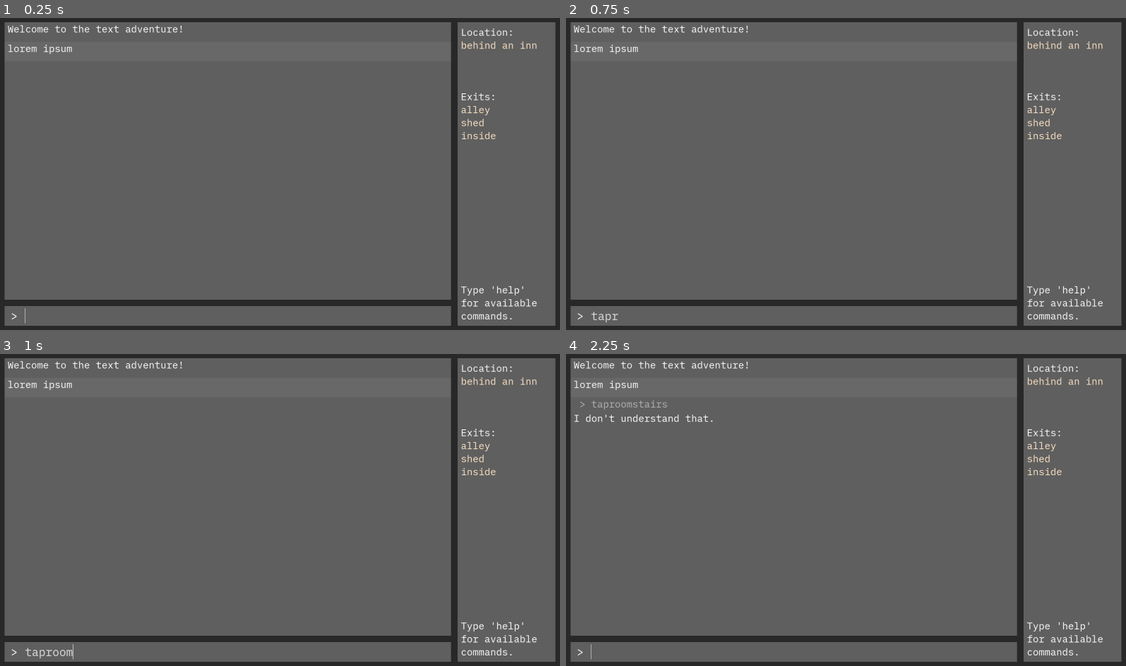
Above: before the commit, frames 1-4 (two rows, left to right).
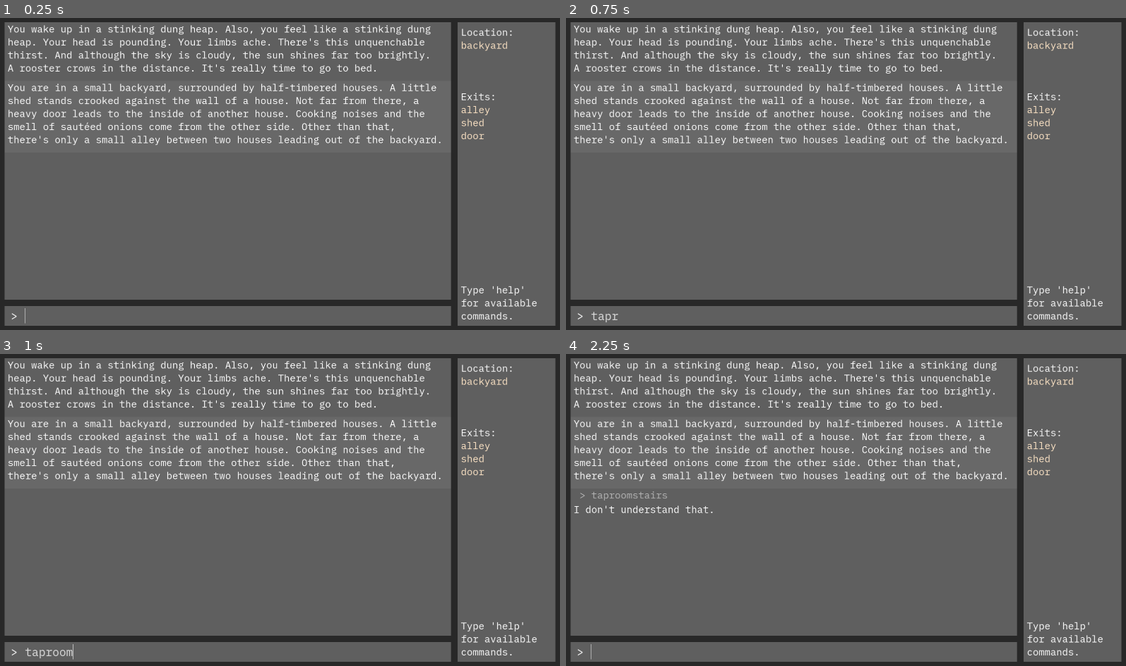
Above: after the commit, the same moments.

Repository: alephmembeth/textadventure-from-scratch
Game: Godot game, scene res://game.tscn
Two runs of this game, one before a commit and one after it. Both use one fixed random seed, a clock stepped at 60 frames per second and the inputs below.
Inputs (mouse positions are in pixels of both pictures, inside the frame that each line leads up to):
- Up to frame 1 (0.25 s): no input
- Up to frame 2 (0.75 s): click (806, 314) at 0.52 s; type "taproom" at 0.6 s
- Up to frame 3 (1 s): no input
- Up to frame 4 (2.25 s): type "stairs" at 1.25 s; tap Enter at 2 s

The runs differ from the first frame. In frame 1, 5.3% of the frame differs, in the area x 1-96%, y 2-41%; in frame 2, 5.3%; in frame 3, 5.3%; in frame 4, 5.8%, in the area x 1-96%, y 2-52%.

Commit message:
Update game contents

Diff:
--- a/areas/area_manager.gd
+++ b/areas/area_manager.gd
@@ -3,14 +3,14 @@
 
 func _ready() -> void:
 	$behind_inn.connect_exits_unlocked("alley", $street_3, "alley")
-	var exit_shed = $behind_inn.connect_exits_locked("shed", $shed, "outside")
+	var exit_shed = $behind_inn.connect_exits_locked("shed", $shed, "backyard")
 
 	var sword = load_item("guard_sword")
 	$shed.add_item(sword)
 
 	var guard = load_character("guard")
-	var backdoor_key = load_item("backdoor_key")
-	guard.quest_reward = backdoor_key
+	var coins = load_item("coins")
+	guard.quest_reward = coins
 	$city_gate.add_character(guard)
 	$city_gate.connect_exits_unlocked("east", $street_1)
 
@@ -21,7 +21,7 @@
 	$street_3.connect_exits_unlocked("east", $street_4)
 
 	$street_4.connect_exits_unlocked("east", $street_5)
-	$street_4.connect_exits_unlocked("door", $inn_door, "street")
+	$street_4.connect_exits_unlocked("inn", $taproom, "street")
 
 	$street_5.connect_exits_unlocked("east", $street_6)
 
@@ -29,34 +29,34 @@
 
 	$street_7.connect_exits_unlocked("east", $street_8)
 
-	$inn_door.connect_exits_unlocked("inside", $taproom, "outside")
-
 	var innkeeper = load_character("innkeeper")
+	var room_key = load_item("room_key")
+	innkeeper.quest_reward = room_key
 	$taproom.add_character(innkeeper)
 	$taproom.connect_exits_unlocked("stairs", $stairs, "taproom")
 	$taproom.connect_exits_unlocked("kitchen", $kitchen, "taproom")
 
-	$stairs.connect_exits_unlocked("down", $cellar_door)
+	$stairs.connect_exits_unlocked("down", $cellar)
 	$stairs.connect_exits_unlocked("up", $upstairs_hallway)
 
-	$cellar_door.connect_exits_unlocked("cellar", $cellar, "stairs")
+	$upstairs_hallway.connect_exits_unlocked("left", $room_1, "hallway")
+	var exit_room = $upstairs_hallway.connect_exits_locked("right", $room_2, "hallway")
+	room_key.use_value = exit_room
 
-	$upstairs_hallway.connect_exits_unlocked("left", $room_1, "hallway")
-	$upstairs_hallway.connect_exits_unlocked("center", $room_2, "hallway")
-	$upstairs_hallway.connect_exits_unlocked("right", $room_2, "hallway")
+	$room_2.connect_exits_unlocked("bed", $bed, "up")
 
 	var cook = load_character("cook")
+	var backdoor_key = load_item("backdoor_key")
 	$kitchen.add_character(cook)
+	$kitchen.add_item(backdoor_key)
 	$kitchen.connect_exits_unlocked("pantry", $pantry, "kitchen")
-	$kitchen.connect_exits_unlocked("backdoor", $backdoor, "kitchen")
+	var exit_backdoor = $kitchen.connect_exits_locked("backyard", $behind_inn, "door")
+	var backdoorkey = load_item("backdoor_key")
+	backdoorkey.use_value = exit_backdoor
 
 	var shedkey = load_item("shed_key")
 	shedkey.use_value = exit_shed
 	$pantry.add_item(shedkey)
-
-	var exit_backdoor = $backdoor.connect_exits_locked("outside", $behind_inn, "inside")
-	var backdoorkey = load_item("backdoor_key")
-	backdoorkey.use_value = exit_backdoor
 
 
 func load_item(item_name: String):
--- a/characters/cook.tres
+++ b/characters/cook.tres
@@ -5,5 +5,5 @@
 [resource]
 script = ExtResource("1_21kpj")
 character_name = "cook"
-initial_dialog = "What are you doin' in my kitchen?"
+initial_dialog = "Whada ye doin' in me kitchen? Keep ya fingers out'a me pots!"
 follow_up_dialog = ""
--- a/characters/guard.tres
+++ b/characters/guard.tres
@@ -1,9 +1,11 @@
-[gd_resource type="Resource" script_class="Character" load_steps=2 format=3 uid="uid://cca03vsk18dlt"]
+[gd_resource type="Resource" script_class="Character" load_steps=3 format=3 uid="uid://cca03vsk18dlt"]
 
+[ext_resource type="Resource" uid="uid://ckx2y4bx7cy8g" path="res://items/guard_sword.tres" id="1_laq3x"]
 [ext_resource type="Script" path="res://characters/character.gd" id="1_yicgk"]
 
 [resource]
 script = ExtResource("1_yicgk")
 character_name = "guard"
-initial_dialog = "Say, could you help me? I must have lost my sword last night. All I can remember is that I was at the inn down the road. Everything is very blurry, I can hardly remember the evening, let alone the night. But here I am, doing my duty. *hick*"
-follow_up_dialog = "You have found it! Now leave me alone. No, I have no hangover, I just dont like your face. Get lost."
+initial_dialog = "Say, could you help me? I must have lost my sword last night. All I can remember is that I was at the inn down the road. Or, at some point, I was behind the inn. It's very blurry, can hardly remember the evening, let alone the night. But here I am, doing my duty. *hick*"
+follow_up_dialog = "You've found it! Now leave me alone. No, I have no hangover, I just dont like your face. Here, take some coins and forget about the whole thing, won't ya?"
+quest_item = ExtResource("1_laq3x")
--- a/characters/innkeeper.tres
+++ b/characters/innkeeper.tres
@@ -1,9 +1,11 @@
-[gd_resource type="Resource" script_class="Character" load_steps=2 format=3 uid="uid://hd8i0p2mbylt"]
+[gd_resource type="Resource" script_class="Character" load_steps=3 format=3 uid="uid://hd8i0p2mbylt"]
 
 [ext_resource type="Script" path="res://characters/character.gd" id="1_swh6n"]
+[ext_resource type="Resource" uid="uid://hi88glcntq3i" path="res://items/coins.tres" id="1_uuw22"]
 
 [resource]
 script = ExtResource("1_swh6n")
 character_name = "innkeeper"
-initial_dialog = "Hello there!"
-follow_up_dialog = ""
+initial_dialog = "You little rascal still dare to come in here? Don't think I'll let you in your room again until you drop a few coins."
+follow_up_dialog = "Wasn't that hard, was ist? Here's the key."
+quest_item = ExtResource("1_uuw22")
--- a/game.gd
+++ b/game.gd
@@ -11,7 +11,7 @@
 	parser.area_changed.connect(side_panel.handle_area_changed)
 	parser.area_updated.connect(side_panel.handle_area_updated)
 
-	info_panel.create_response("Welcome to the text adventure!")
+	info_panel.create_response("You wake up in a stinking dung heap. Also, you feel like a stinking dung heap. Your head is pounding. Your limbs ache. There's this unquenchable thirst. And although the sky is cloudy, the sun shines far too brightly. A rooster crows in the distance. It's really time to go to bed.")
 
 	var starting_area_response = parser.initialize(area_manager.get_child(0), player)
 	info_panel.create_response(starting_area_response)
--- a/game.tscn
+++ b/game.tscn
@@ -39,190 +39,160 @@
 script = ExtResource("3_bt8o5")
 
 [node name="behind_inn" parent="area_manager" instance=ExtResource("3_ivh7q")]
-offset_top = -300.0
-offset_bottom = -100.0
-area_name = "behind an inn"
-area_description = "lorem ipsum"
+anchors_preset = 4
+anchor_top = 0.5
+anchor_bottom = 0.5
+offset_top = -998.0
+offset_bottom = -559.0
+grow_vertical = 2
+area_name = "backyard"
+area_description = "You are in a small backyard, surrounded by half-timbered houses. A little shed stands crooked against the wall of a house. Not far from there, a heavy door leads to the inside of another house. Cooking noises and the smell of sautéed onions come from the other side. Other than that, there's only a small alley between two houses leading out of the backyard."
 
 [node name="shed" parent="area_manager" instance=ExtResource("3_ivh7q")]
-offset_left = 300.0
-offset_top = -300.0
-offset_right = 550.0
-offset_bottom = -100.0
-area_name = "a shed"
-area_description = "lorem ipsum"
+offset_left = 320.0
+offset_top = -512.0
+offset_right = 570.0
+offset_bottom = -148.0
+area_name = "shed"
+area_description = "You are standing in a small shed, roughly assembled from boards. A few rusty old tools are stored here. The door to the backyard hangs so loosely on its hinges that you probably wouldn't have had to unlock it in the first place."
 
 [node name="city_gate" parent="area_manager" instance=ExtResource("3_ivh7q")]
-offset_left = -1181.0
-offset_top = -1590.0
-offset_right = -931.0
-offset_bottom = -1390.0
+offset_left = -1280.0
+offset_top = -1856.0
+offset_right = -1030.0
+offset_bottom = -1656.0
 area_name = "city gate"
-area_description = "lorem ipsum"
+area_description = "Around a small bend, a large city gate appears. The gate, made from large oak boards, is still closed. A tired looking guard leans against it."
 
 [node name="street_1" parent="area_manager" instance=ExtResource("3_ivh7q")]
-offset_left = -878.0
-offset_top = -1474.0
-offset_right = -628.0
-offset_bottom = -1274.0
-area_name = "street 1"
-area_description = "lorem ipsum"
+offset_left = -960.0
+offset_top = -1792.0
+offset_right = -710.0
+offset_bottom = -1592.0
+area_name = "street"
+area_description = "You are standing on a cobblestone road that stretches to the east and west. A little further west, the road makes a turn north."
 
 [node name="street_2" parent="area_manager" instance=ExtResource("3_ivh7q")]
-offset_left = -579.0
-offset_top = -1479.0
-offset_right = -329.0
-offset_bottom = -1279.0
-area_name = "street 2"
-area_description = "lorem ipsum"
+offset_left = -640.0
+offset_top = -1792.0
+offset_right = -390.0
+offset_bottom = -1592.0
+area_name = "street"
+area_description = "You are standing on a cobblestone road that stretches to the east and west. Not far to the west, the road makes a turn north."
 
 [node name="street_3" parent="area_manager" instance=ExtResource("3_ivh7q")]
-offset_left = -289.0
-offset_top = -1478.0
-offset_right = -39.0
-offset_bottom = -1278.0
-area_name = "street 3"
-area_description = "lorem ipsum"
+offset_left = -320.0
+offset_top = -1792.0
+offset_right = -70.0
+offset_bottom = -1428.0
+area_name = "street"
+area_description = "You are standing on a cobblestone road that stretches to the east and west. Two-story houses stand tightly against each other on both sides. Not even a rat could squeeze between some of them. Most of the wooden shutters are still closed. Here, too, it stinks of garbage and urine."
 
 [node name="street_4" parent="area_manager" instance=ExtResource("3_ivh7q")]
-offset_left = 1.0
-offset_top = -1481.0
-offset_right = 251.0
-offset_bottom = -1281.0
-area_name = "street 4"
-area_description = "lorem ipsum"
+offset_top = -1792.0
+offset_bottom = -1453.0
+area_name = "street"
+area_description = "You are standing on a cobblestone road that stretches to the east and west. On the side from which the alley led you to the street, there's the door to an inn. A sign dangling above the door shows a boar walking on two legs, holding a mug."
 
 [node name="street_5" parent="area_manager" instance=ExtResource("3_ivh7q")]
-offset_left = 308.0
-offset_top = -1488.0
-offset_right = 558.0
-offset_bottom = -1288.0
-area_name = "street 5"
-area_description = "lorem ipsum"
+offset_left = 320.0
+offset_top = -1792.0
+offset_right = 570.0
+offset_bottom = -1592.0
+area_name = "street"
+area_description = "You are standing on a cobblestone road that stretches to the east and west. To the east, the road makes a turn south."
 
 [node name="street_6" parent="area_manager" instance=ExtResource("3_ivh7q")]
-offset_left = 638.0
-offset_top = -1490.0
-offset_right = 888.0
-offset_bottom = -1290.0
-area_name = "street 6"
-area_description = "lorem ipsum"
+offset_left = 640.0
+offset_top = -1792.0
+offset_right = 890.0
+offset_bottom = -1592.0
+area_name = "street"
+area_description = "You are standing on a cobblestone road that stretches to the east and west. Not far to the east, the road makes a turn south."
 
 [node name="street_7" parent="area_manager" instance=ExtResource("3_ivh7q")]
-offset_left = 946.0
-offset_top = -1495.0
-offset_right = 1196.0
-offset_bottom = -1295.0
-area_name = "street 7"
-area_description = "lorem ipsum"
+offset_left = 960.0
+offset_top = -1792.0
+offset_right = 1210.0
+offset_bottom = -1592.0
+area_name = "street"
+area_description = "You are standing on a cobblestone road that stretches to the east and west. A little further east, the road makes a turn south."
 
 [node name="street_8" parent="area_manager" instance=ExtResource("3_ivh7q")]
-offset_left = 1284.0
-offset_top = -1432.0
-offset_right = 1534.0
-offset_bottom = -1232.0
-area_name = "street 8"
-area_description = "lorem ipsum"
-
-[node name="inn_door" parent="area_manager" instance=ExtResource("3_ivh7q")]
-offset_left = 2.0
-offset_top = -1248.0
-offset_right = 252.0
-offset_bottom = -1048.0
-area_name = "inn door"
-area_description = "lorem ipsum"
+offset_left = 1280.0
+offset_top = -1728.0
+offset_right = 1530.0
+offset_bottom = -1528.0
+area_name = "street"
+area_description = "Around a small bend, you see a group of ruffians. You do not dare to pass them, let alone talk to them."
 
 [node name="taproom" parent="area_manager" instance=ExtResource("3_ivh7q")]
-offset_left = 1.0
-offset_top = -1015.0
-offset_right = 251.0
-offset_bottom = -815.0
+offset_top = -1408.0
+offset_bottom = -919.0
 area_name = "taproom"
-area_description = "lorem ipsum"
+area_description = "You are standing in a gloomy taproom. Hardly any light enters through the small windows; a few lanterns dangle from the ceiling, their light barely reaching the ground. Behind a wooden counter, the innkeeper sorts some mugs into a shelf on the wall. On one side of the room, there are stairs. Opposite the entrance, a door leads to the back of the building. Cooking noises and the smell of sautéed onions come from the other side."
 
 [node name="stairs" parent="area_manager" instance=ExtResource("3_ivh7q")]
-offset_left = 306.0
-offset_top = -1013.0
-offset_right = 556.0
-offset_bottom = -813.0
+offset_left = 320.0
+offset_top = -1408.0
+offset_right = 570.0
+offset_bottom = -1208.0
 area_name = "stairs"
-area_description = "lorem ipsum"
-
-[node name="cellar_door" parent="area_manager" instance=ExtResource("3_ivh7q")]
-offset_left = 650.0
-offset_top = -1160.0
-offset_right = 900.0
-offset_bottom = -960.0
-area_name = "cellar door"
-area_description = "lorem ipsum"
+area_description = "You are standing at a staircase. On one side, stone steps lead to the cellar. On the other side, a wooden staircase winds its way up."
 
 [node name="cellar" parent="area_manager" instance=ExtResource("3_ivh7q")]
-offset_left = 936.0
-offset_top = -1168.0
-offset_right = 1186.0
-offset_bottom = -968.0
+offset_left = 640.0
+offset_top = -1408.0
+offset_right = 890.0
+offset_bottom = -1208.0
 area_name = "cellar"
-area_description = "lorem ipsum"
+area_description = "It's dark in the cellar. You can't see your hand in front of your eyes. From a corner. you hear a squeak."
 
 [node name="upstairs_hallway" parent="area_manager" instance=ExtResource("3_ivh7q")]
-offset_left = 641.0
-offset_top = -912.0
-offset_right = 891.0
-offset_bottom = -712.0
+offset_left = 640.0
+offset_top = -1152.0
+offset_right = 890.0
+offset_bottom = -938.0
 area_name = "upstairs hallway"
-area_description = "lorem ipsum"
+area_description = "You are standing in the upstairs hallway. A lantern provides meager light. Two doors lead off from here, one to the left and one to the right."
 
 [node name="room_1" parent="area_manager" instance=ExtResource("3_ivh7q")]
-offset_left = 937.0
-offset_top = -902.0
-offset_right = 1187.0
-offset_bottom = -702.0
-area_name = "room 1"
-area_description = "lorem ipsum"
+offset_left = 960.0
+offset_top = -1152.0
+offset_right = 1210.0
+offset_bottom = -938.0
+area_name = "chamber"
+area_description = "You are standing in a small chamber. Little light falls through a small window onto the dirty floor. An old man is snoring peacefully on a straw sack."
 
 [node name="room_2" parent="area_manager" instance=ExtResource("3_ivh7q")]
-offset_left = 939.0
-offset_top = -655.0
-offset_right = 1189.0
-offset_bottom = -455.0
-area_name = "room 2"
-area_description = "lorem ipsum"
+offset_left = 640.0
+offset_top = -896.0
+offset_right = 890.0
+offset_bottom = -696.0
+area_name = "chamber"
+area_description = "This is it, this is your room. Finally. In one corner, there's a wooden bed. It looks endlessly inviting. Time to go to bed."
 
 [node name="bed" parent="area_manager" instance=ExtResource("3_ivh7q")]
-offset_left = 1240.0
-offset_top = -657.0
-offset_right = 1490.0
-offset_bottom = -457.0
+offset_left = 960.0
+offset_top = -896.0
+offset_right = 1210.0
+offset_bottom = -696.0
 area_name = "bed"
-area_description = "lorem ipsum"
-
-[node name="room_3" parent="area_manager" instance=ExtResource("3_ivh7q")]
-offset_left = 636.0
-offset_top = -661.0
-offset_right = 886.0
-offset_bottom = -461.0
-area_name = "room 3"
-area_description = "lorem ipsum"
+area_description = "You made it. You found your way to your bed. \"What a night, and what a morning\", you think to yourself as your eyes finally fall shut again..."
 
 [node name="kitchen" parent="area_manager" instance=ExtResource("3_ivh7q")]
-offset_top = -776.0
-offset_bottom = -576.0
+offset_top = -896.0
+offset_bottom = -557.0
 area_name = "kitchen"
-area_description = "lorem ipsum"
+area_description = "You are standing in a small kitchen. The air is warm and thick. At a fireplace, the cook stands bent over a large pot. Dried herbs, onions, garlic and sausages dangle from the ceiling. Three doors lead out of the kitchen, into the taproom, a pantry, and the backyard."
 
 [node name="pantry" parent="area_manager" instance=ExtResource("3_ivh7q")]
-offset_left = 306.0
-offset_top = -776.0
-offset_right = 556.0
-offset_bottom = -576.0
+offset_left = 320.0
+offset_top = -896.0
+offset_right = 570.0
+offset_bottom = -696.0
 area_name = "pantry"
-area_description = "lorem ipsum"
-
-[node name="backdoor" parent="area_manager" instance=ExtResource("3_ivh7q")]
-offset_top = -550.0
-offset_bottom = -400.0
-area_name = "backdoor"
-area_description = "lorem ipsum"
+area_description = "You are standing in a small pantry, barely one meter by one meter. Countless groceries are piled up on shelves on the walls."
 
 [node name="interface" type="PanelContainer" parent="."]
 layout_mode = 1
--- a/inputs/input_response.tscn
+++ b/inputs/input_response.tscn
@@ -27,7 +27,9 @@
 
 [node name="input_history" parent="rows" instance=ExtResource("2_e3qpd")]
 layout_mode = 2
+text = "> This is the input history."
 autowrap_mode = 2
 
 [node name="response" parent="rows" instance=ExtResource("3_c1y5d")]
 layout_mode = 2
+text = "This is the response."
--- a/items/backdoor_key.tres
+++ b/items/backdoor_key.tres
@@ -4,5 +4,5 @@
 
 [resource]
 script = ExtResource("1_prdf6")
-item_name = "key"
+item_name = "backdoorkey"
 item_type = 0
--- /dev/null
+++ b/items/coins.tres
@@ -0,0 +1,8 @@
+[gd_resource type="Resource" script_class="Item" load_steps=2 format=3 uid="uid://hi88glcntq3i"]
+
+[ext_resource type="Script" path="res://items/item.gd" id="1_kd0l6"]
+
+[resource]
+script = ExtResource("1_kd0l6")
+item_name = "coins"
+item_type = 1
--- a/items/guard_sword.tres
+++ b/items/guard_sword.tres
@@ -5,4 +5,4 @@
 [resource]
 script = ExtResource("1_fyyhf")
 item_name = "sword"
-item_type = 0
+item_type = 1
--- /dev/null
+++ b/items/room_key.tres
@@ -0,0 +1,8 @@
+[gd_resource type="Resource" script_class="Item" load_steps=2 format=3 uid="uid://bo82pb4067gwy"]
+
+[ext_resource type="Script" path="res://items/item.gd" id="1_xm3r3"]
+
+[resource]
+script = ExtResource("1_xm3r3")
+item_name = "roomkey"
+item_type = 0
--- a/items/shed_key.tres
+++ b/items/shed_key.tres
@@ -4,5 +4,5 @@
 
 [resource]
 script = ExtResource("1_ie2pp")
-item_name = "key"
+item_name = "shedkey"
 item_type = 0
--- a/parser.gd
+++ b/parser.gd
@@ -105,7 +105,7 @@
 						if exit == item.use_value:
 							exit.area_is_locked = false
 							player.drop_item(item)
-							return "You unlock the door with the " + Types.wrap_item_text(item.item_name) + "and can now go to" + Types.wrap_area_text(exit.get_other_area(current_area).area_name) + "."
+							return "You unlock the door with the " + Types.wrap_item_text(item.item_name) + " and can now go to " + Types.wrap_area_text(exit.get_other_area(current_area).area_name) + "."
 					return "That item does not unlock anything here."
 				_:
 					return "Tried to use item with invalid item type."
@@ -136,7 +136,7 @@
 				var reward = character.quest_reward
 				if "is_locked" in reward:
 					reward.is_locked = false
-				elif "key" in reward:
+				elif "key" or "coins" in reward:
 					player.take_item(reward)
 				else:
 					printerr("Quest reward is not defined.")
--- a/project.godot
+++ b/project.godot
@@ -23,3 +23,7 @@
 
 window/size/viewport_width=1728
 window/size/viewport_height=972
+
+[rendering]
+
+textures/vram_compression/import_s3tc_bptc=true
--- a/side_panel.tscn
+++ b/side_panel.tscn
@@ -28,8 +28,7 @@
 theme_override_fonts/normal_font = ExtResource("2_5ub14")
 theme_override_font_sizes/normal_font_size = 30
 bbcode_enabled = true
-text = "Location:
-Location"
+text = "Location:"
 fit_content = true
 
 [node name="exits_label" type="RichTextLabel" parent="margins/rows"]
@@ -38,8 +37,7 @@
 theme_override_fonts/normal_font = ExtResource("2_5ub14")
 theme_override_font_sizes/normal_font_size = 30
 bbcode_enabled = true
-text = "Exits:
-Exits"
+text = "Exits:"
 fit_content = true
 
 [node name="characters_label" type="RichTextLabel" parent="margins/rows"]
@@ -48,8 +46,7 @@
 theme_override_fonts/normal_font = ExtResource("2_5ub14")
 theme_override_font_sizes/normal_font_size = 30
 bbcode_enabled = true
-text = "Characters:
-Characters"
+text = "Characters:"
 fit_content = true
 
 [node name="items_label" type="RichTextLabel" parent="margins/rows"]
@@ -58,8 +55,7 @@
 theme_override_fonts/normal_font = ExtResource("2_5ub14")
 theme_override_font_sizes/normal_font_size = 30
 bbcode_enabled = true
-text = "Items:
-Items"
+text = "Items:"
 fit_content = true
 
 [node name="help_label" type="RichTextLabel" parent="margins/rows"]
